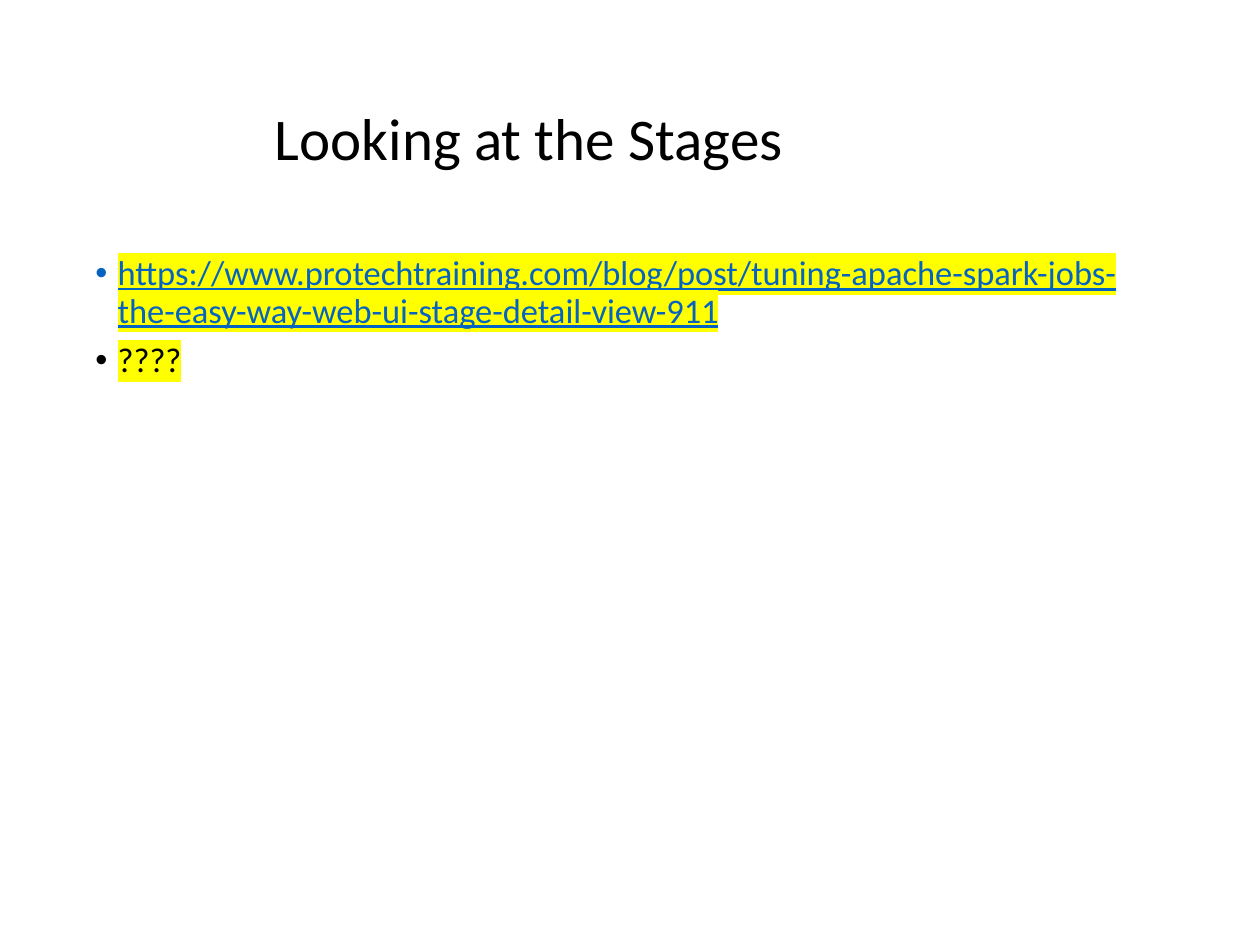
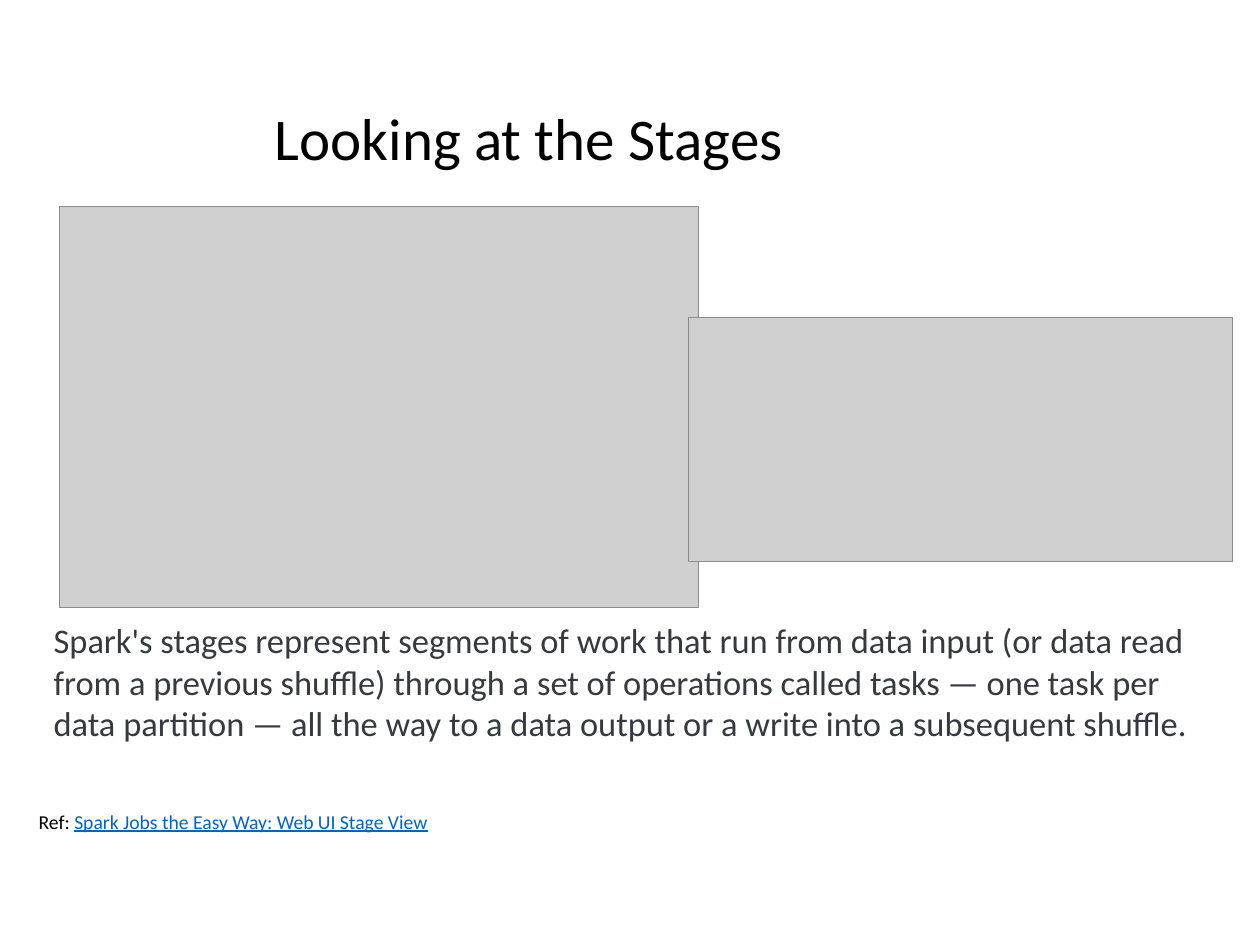
Before and after one commit to Marco-Santoni/databricks-from-scratch, a slide deck: slide 11 of training-spark/1_Spark.pptx. Drawn at 1260x945 pixels with LibreOffice and Linux fonts; fonts in the diff are those of the drawing; grey boxes stand for pictures; background and template pictures are left out. Boxes give left, top, right and bottom in pixels: in the first picture for what was removed or moved away, otherwise in the second. Text is boxed around its words. In the diff, an @@ line names an element or a change of style, - is before the commit and + after.

Commit message:
Finished how spark works

```diff
--- a/training-spark/1_Spark.pptx
+++ b/training-spark/1_Spark.pptx
@@ picture added at bbox=[59, 206, 698, 607] @@
@@ text removed at bbox=[118, 261, 1116, 331] @@
-• https://www.protechtraining.com/blog/post/tuning-apache-spark-jobs-the-easy-way-web-ui-stage-detail-view-911
-• ????
@@ picture added at bbox=[688, 317, 1233, 562] @@
@@ text added at bbox=[54, 628, 1186, 742], 28 pt, text #343A40 @@
+Spark's stages represent segments of work that run from data input (or data read from a previous shuffle) through a set of operations called tasks — one task per data partition — all the way to a data output or a write into a subsequent shuffle.
@@ text added at bbox=[39, 815, 427, 833], 16 pt, text #0563C1, underline @@
+Ref: Spark Jobs the Easy Way: Web UI Stage View
```
Also in this commit, not shown: 2 other slides changed.
